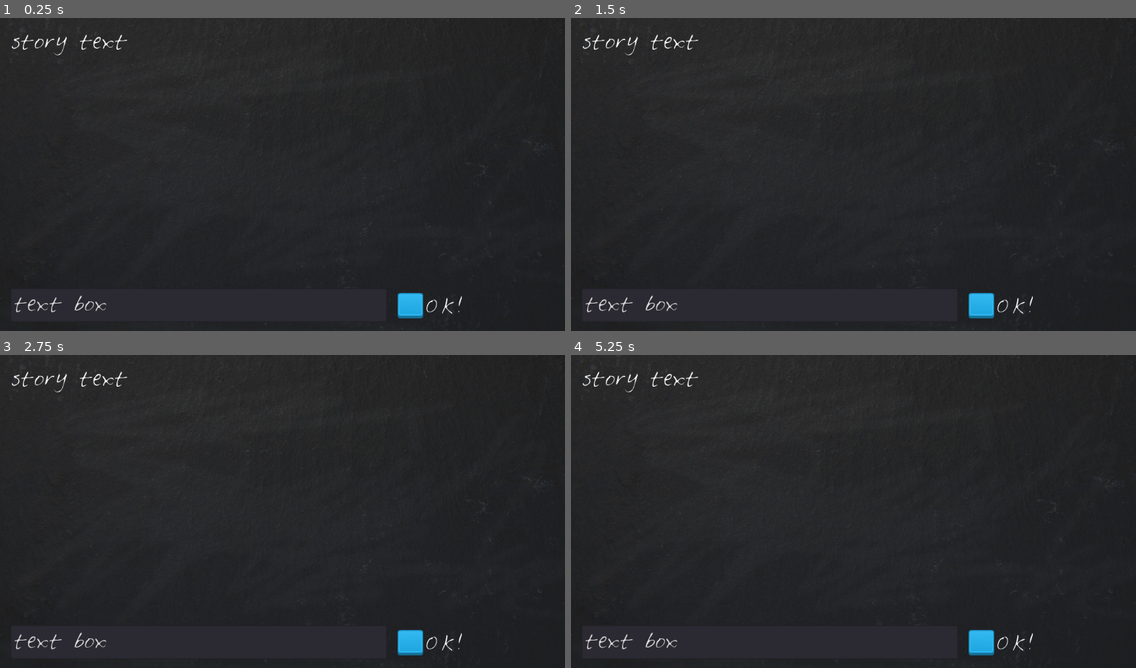
Above: before the commit, frames 1-4 (two rows, left to right).
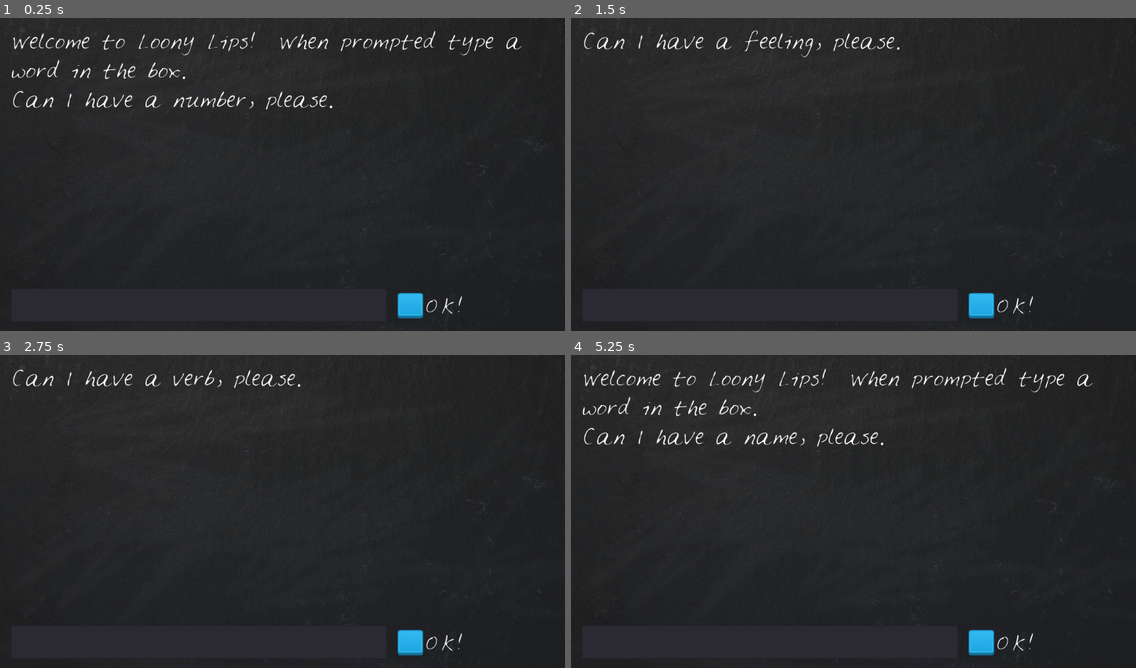
Above: after the commit, the same moments.

Repository: ntrikate/godotgame
Game: Godot game, scene res://LoonyLips.tscn
Same seed, same stepped clock (60 frames per second), same inputs: the game is played once before the commit and once after it.
Inputs:
- Up to frame 1 (0.25 s): no input
- Up to frame 2 (1.5 s): click "OK!" at 0.5 s; click "OK!" at 1.25 s
- Up to frame 3 (2.75 s): click "OK!" at 2 s
- Up to frame 4 (5.25 s): tap Enter at 2.75, 4.25 s; tap Space at 3.5 s; click "OK!" (after the commit: "Again!") at 5 s

The runs differ from the first frame. In frame 1, 2.1% of the frame differs, in the area x 2-93%, y 4-95%; in frame 2, 0.9%; in frame 3, 0.8%; in frame 4, 2.1%.
Error before the commit: Parse Error: ',' or '}' expected (res://LoonyLips.gd:12)

Commit message:
small tweak
small tweak to the story

Diff:
--- a/Loony Lips/LoonyLips.gd
+++ b/Loony Lips/LoonyLips.gd
@@ -8,8 +8,7 @@
 		},
 		{
 		"prompt" : ["a number","things","a feeling", "a verb", "a description", "a thing"],
-		"story" : ("Once upon a time there were %s %s. They were %s so they %s %s %s.")
-		"story" : ("Once upon a time there were %s %s. They were so %s, they %s %s %s.")
+		"story" : ("Once upon a time, in a world far away there were %s %s. They were so %s, they %s %s %s.")
 		}
 		]
 var current_story
